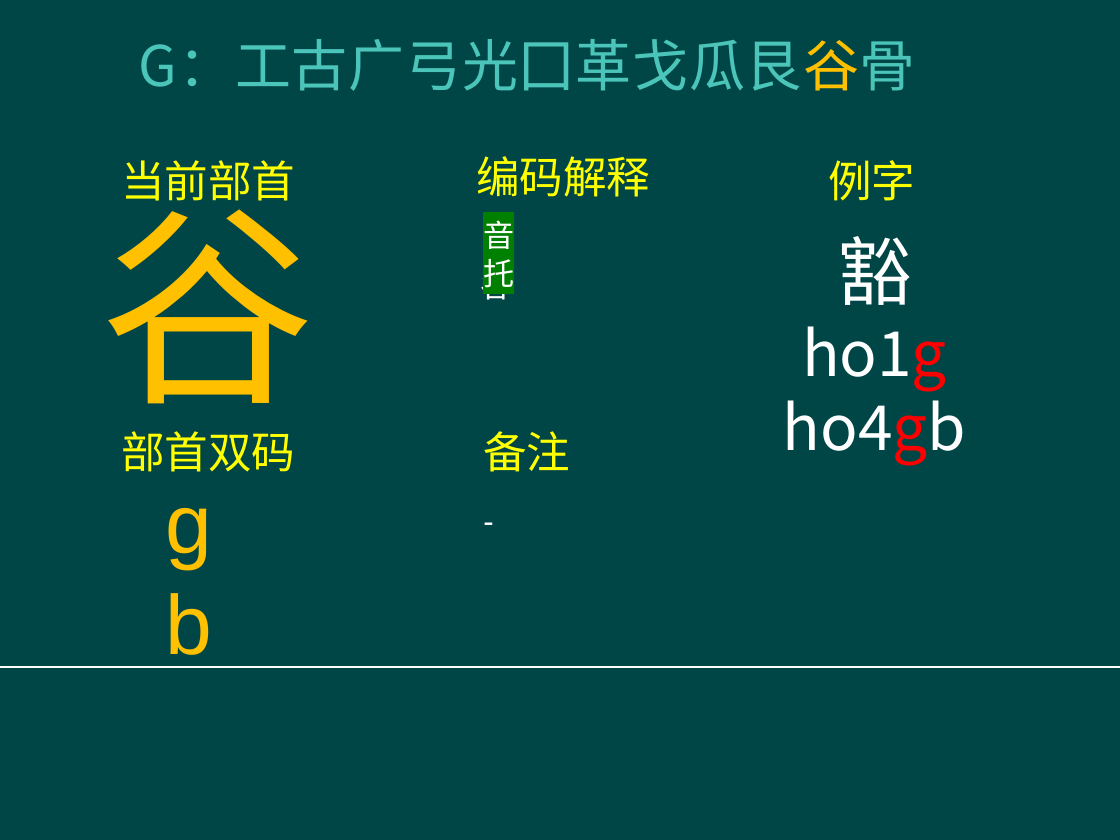
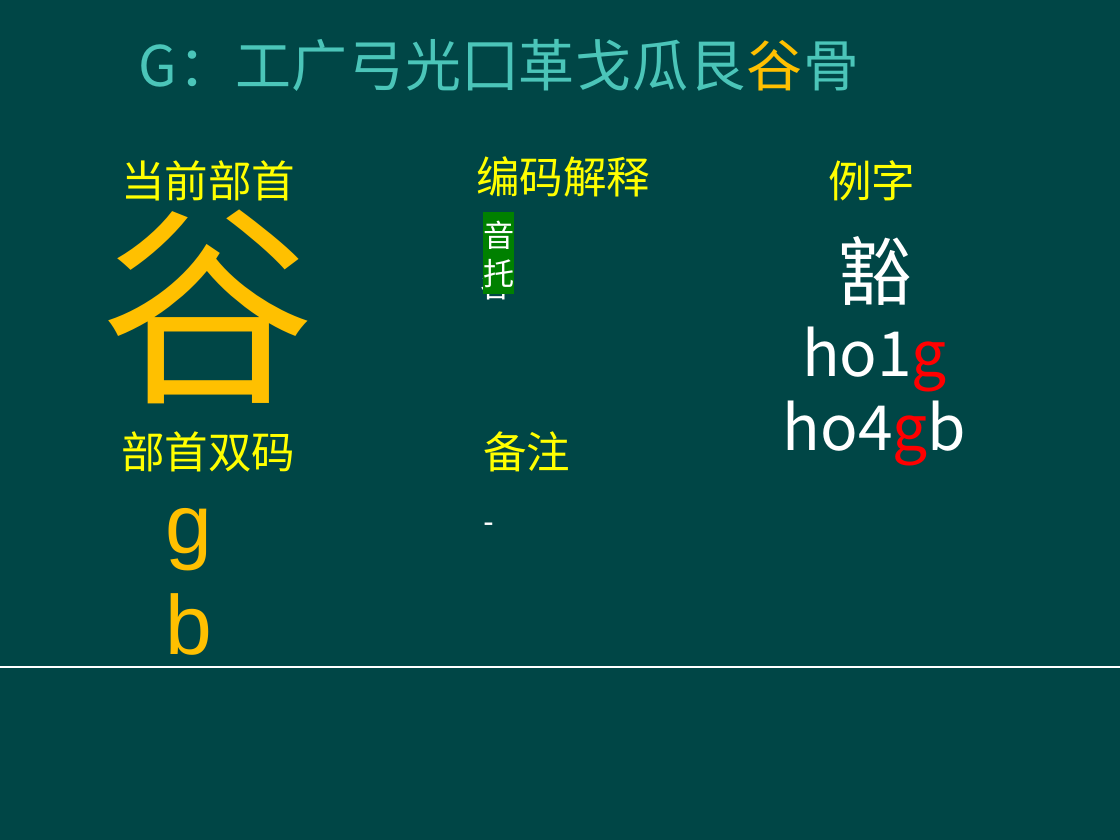
Before and after one commit to Amatiri/Jx3kuu11yn1rxa2m-InputMethod, a slide deck: slide 45 of help/la1u d;11.pptx (slide 46 before the commit). Drawn at 1120x840 pixels with LibreOffice and Linux fonts; fonts in the diff are those of the drawing; background and template pictures are left out. Boxes give left, top, right and bottom in pixels: in the first picture for what was removed or moved away, otherwise in the second. Text is boxed around its words. In the diff, an @@ line names an element or a change of style, - is before the commit and + after.

```diff
--- a/help/la1u d;11.pptx
+++ b/help/la1u d;11.pptx
@@ title at (139, 39, 859, 91): text changed @@
-G：工古广弓光囗革戈瓜艮谷骨
+G：工广弓光囗革戈瓜艮谷骨
```
Also in this commit, not shown: 61 other slides changed, 2 slides added, 3 slides removed, 8 other files.
